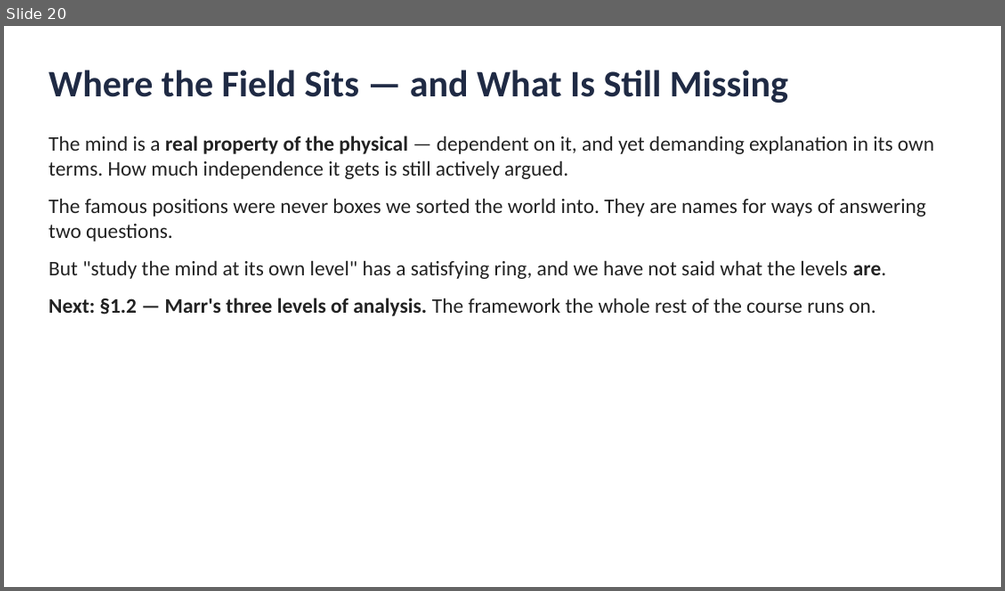
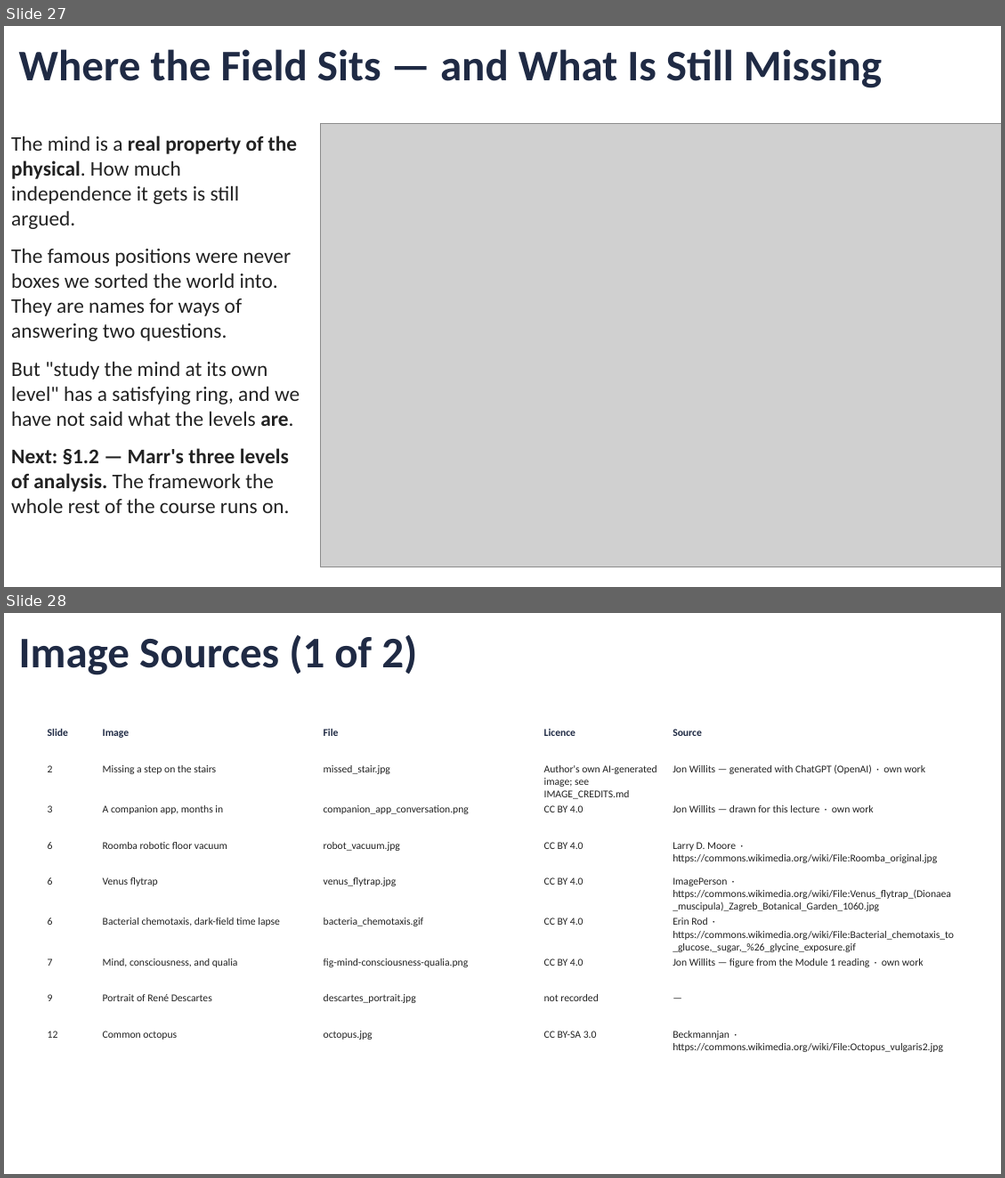
Before and after one commit to jonwillits/intro_to_bcs, a slide deck: mind_and_brain/mind_and_brain_lecture_1.pptx. Shown one above the other, each under a label of ours: slide 20 before the commit, slides 27 and 28 after it. The pictures are 1005x591 and 1005x1178 pixels, drawn with LibreOffice and Linux fonts; fonts in the diff are those of the drawing; grey boxes stand for pictures. Boxes give left, top, right and bottom in pixels: in the first picture for what was removed or moved away, otherwise in the second. Text is boxed around its words. In the diff, an @@ line names an element or a change of style, - is before the commit and + after.

Commit message:
Module 2: reading, figures, glossary, and back matter

```diff
--- a/mind_and_brain/mind_and_brain_lecture_1.pptx
+++ b/mind_and_brain/mind_and_brain_lecture_1.pptx
@@ slide 28 added at <box>4,613,1001,1174</box>, background #FFFFFF @@
@@ text added at <box>19,635,417,675</box>, 42 pt, text #1F2A44, bold @@
+Image Sources (1 of 2)
@@ table added at <box>41,725,961,1055</box>, 9 rows, 5 columns @@
+Slide | Image | File | Licence | Source
+2 | Missing a step on the stairs | missed_stair.jpg | Author's own AI-generated image; see IMAGE_CREDITS.md | Jon Willits — generated with ChatGPT (OpenAI) · own work
+3 | A companion app, months in | companion_app_conversation.png | CC BY 4.0 | Jon Willits — drawn for this lecture · own work
+6 | Roomba robotic floor vacuum | robot_vacuum.jpg | CC BY 4.0 | Larry D. Moore · https://commons.wikimedia.org/wiki/File:Roomba_original.jpg
+6 | Venus flytrap | venus_flytrap.jpg | CC BY 4.0 | ImagePerson · https://commons.wikimedia.org/wiki/File:Venus_flytrap_(Dionaea_muscipula)_Zagreb_Botanical_Garden_1060.jpg
+6 | Bacterial chemotaxis, dark-field time lapse | bacteria_chemotaxis.gif | CC BY 4.0 | Erin Rod · https://commons.wikimedia.org/wiki/File:Bacterial_chemotaxis_to_glucose,_sugar,_%26_glycine_exposure.gif
+7 | Mind, consciousness, and qualia | fig-mind-consciousness-qualia.png | CC BY 4.0 | Jon Willits — figure from the Module 1 reading · own work
+9 | Portrait of René Descartes | descartes_portrait.jpg | not recorded | —
+12 | Common octopus | octopus.jpg | CC BY-SA 3.0 | Beckmannjan · https://commons.wikimedia.org/wiki/File:Octopus_vulgaris2.jpg
@@ what was slide 20 is now slide 27 @@
@@ slide 27 changed as well @@
@@ text "Where the Field Sits — ...": place and size @@
-text "Where the Field Sits — ..." at <box>48,70,788,103</box>
+text "Where the Field Sits — ..." at <box>19,49,882,88</box>
@@ text "Where the Field Sits — ..." at <box>19,49,882,88</box>: size 36 to 42 pt @@
@@ text "The mind is a real ...": place and size @@
-text "The mind is a real ..." at <box>48,135,934,316</box>
+text "The mind is a real ..." at <box>11,135,299,513</box>
@@ picture added at <box>320,123,1001,566</box> @@
@@ text at <box>11,135,297,229</box>: text changed @@
-The mind is a real property of the physical — dependent on it, and yet demanding explanation in its own terms. How much independence it gets is still actively argued.
+The mind is a real property of the physical. How much independence it gets is still argued.
```
Also in this commit, not shown: 19 other slides changed, 8 other slides added, 1 slide removed, 24 other files.
